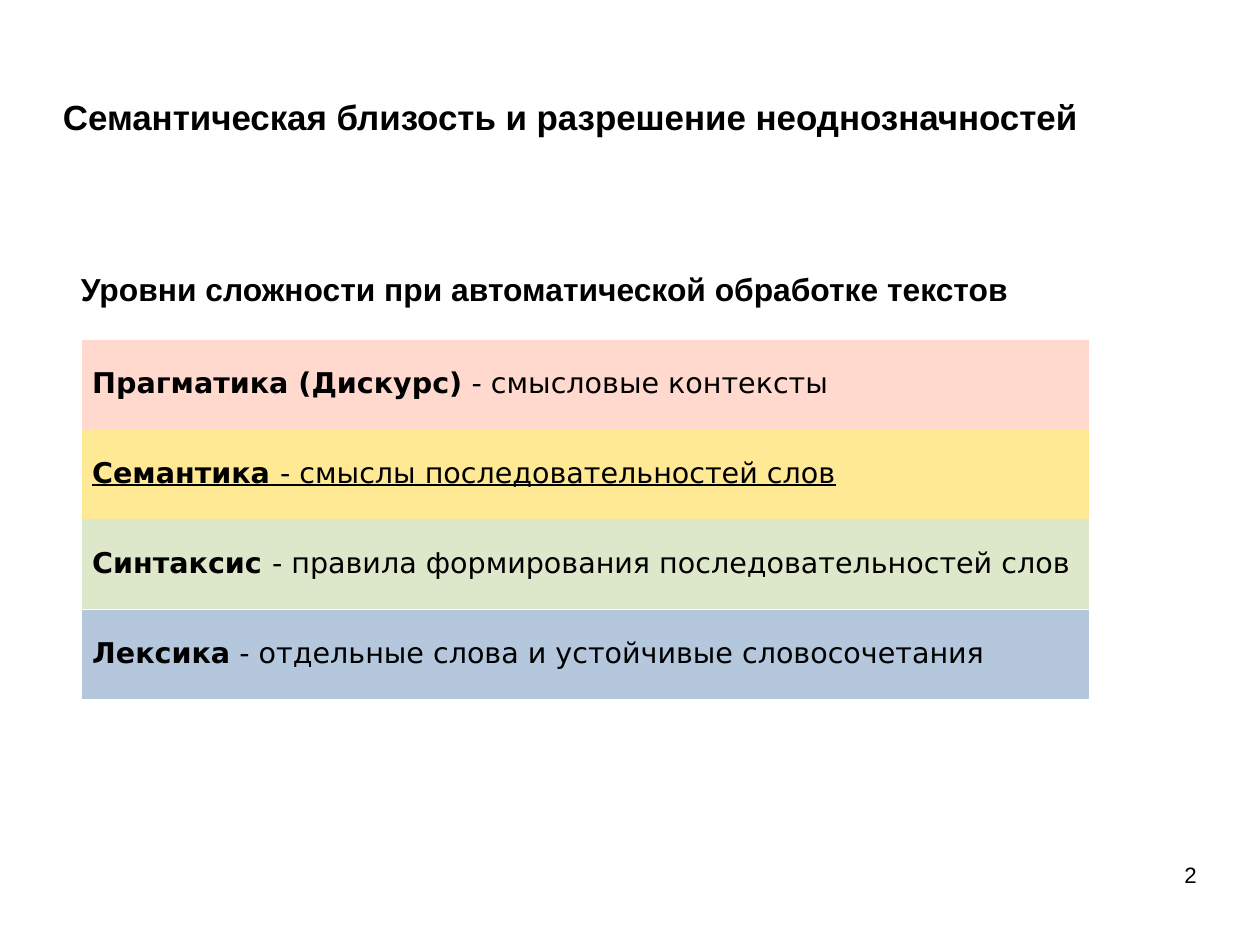
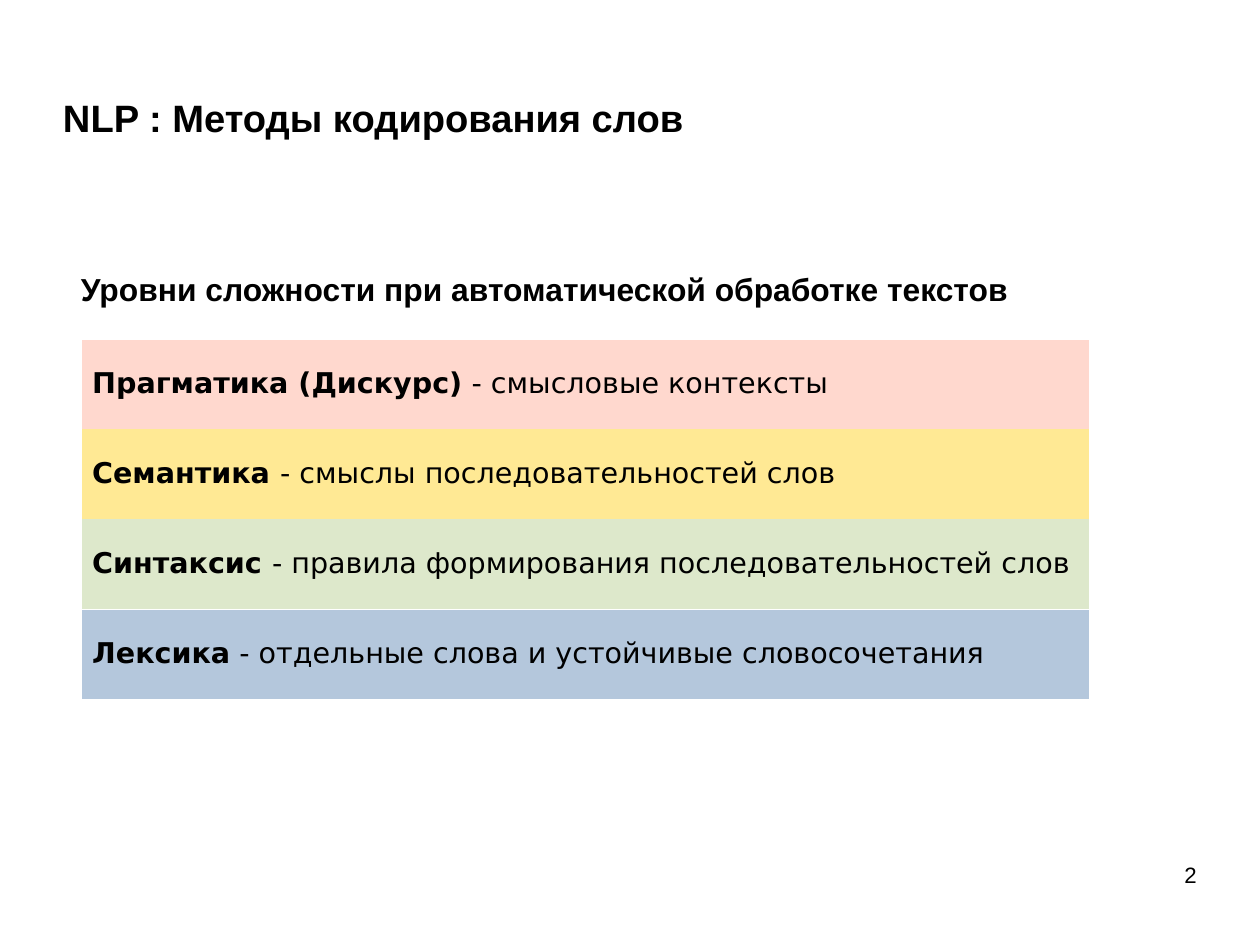
Before and after one commit to mechanoid5/ml_lectorium_legacy, a slide deck: slide 2 of 29-text-w2v.odp. Drawn at 1260x945 pixels with LibreOffice and Linux fonts; fonts in the diff are those of the drawing; background and template pictures are left out. Boxes give left, top, right and bottom in pixels: in the first picture for what was removed or moved away, otherwise in the second. Text is boxed around its words. In the diff, an @@ line names an element or a change of style, - is before the commit and + after.

```diff
--- a/29-text-w2v.odp
+++ b/29-text-w2v.odp
@@ title at box(63, 105, 684, 140): text changed; size 22 to 24 pt @@
-Семантическая близость и разрешение неоднозначностей
+NLP : Методы кодирования слов
@@ table at box(81, 338, 1090, 699) @@
@@ underline off in "Семантика - смыслы последовательностей слов" @@
```
Also in this commit, not shown: 13 other slides changed, 3 slides added, 14 slides removed, 7 other files.
